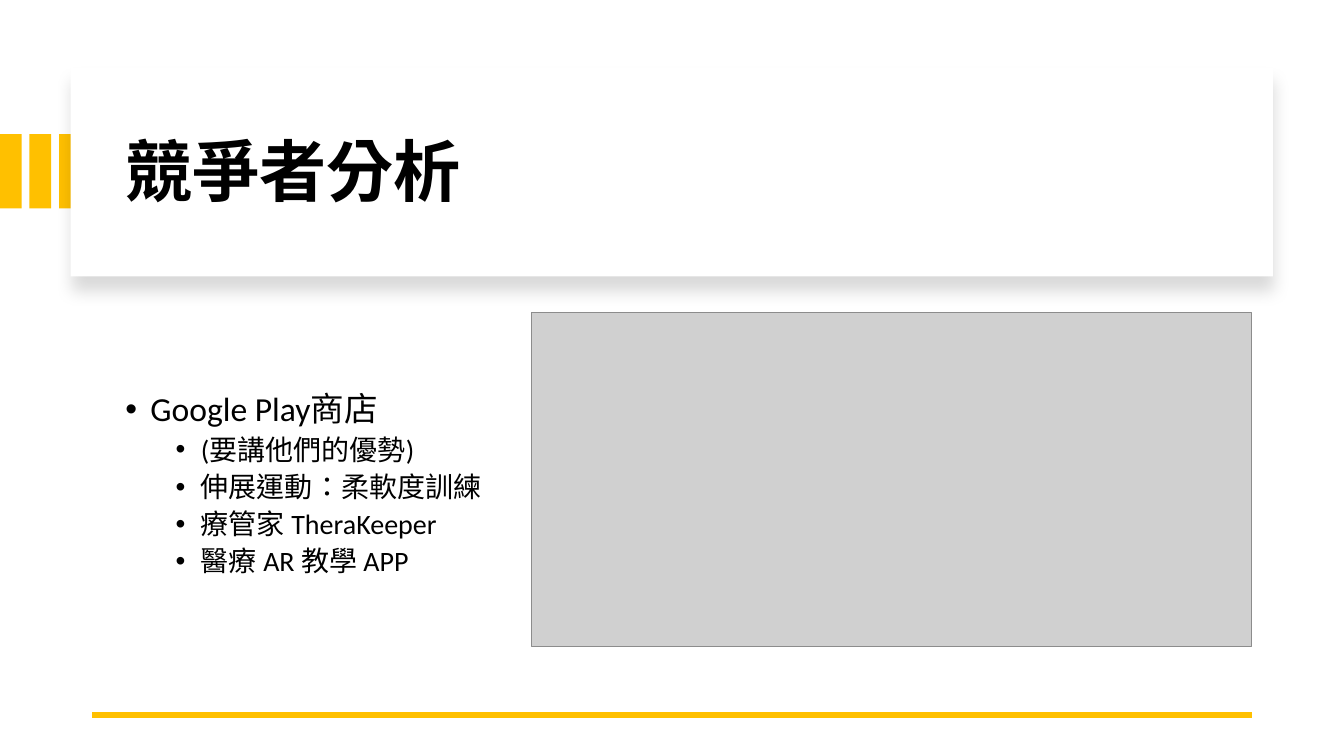
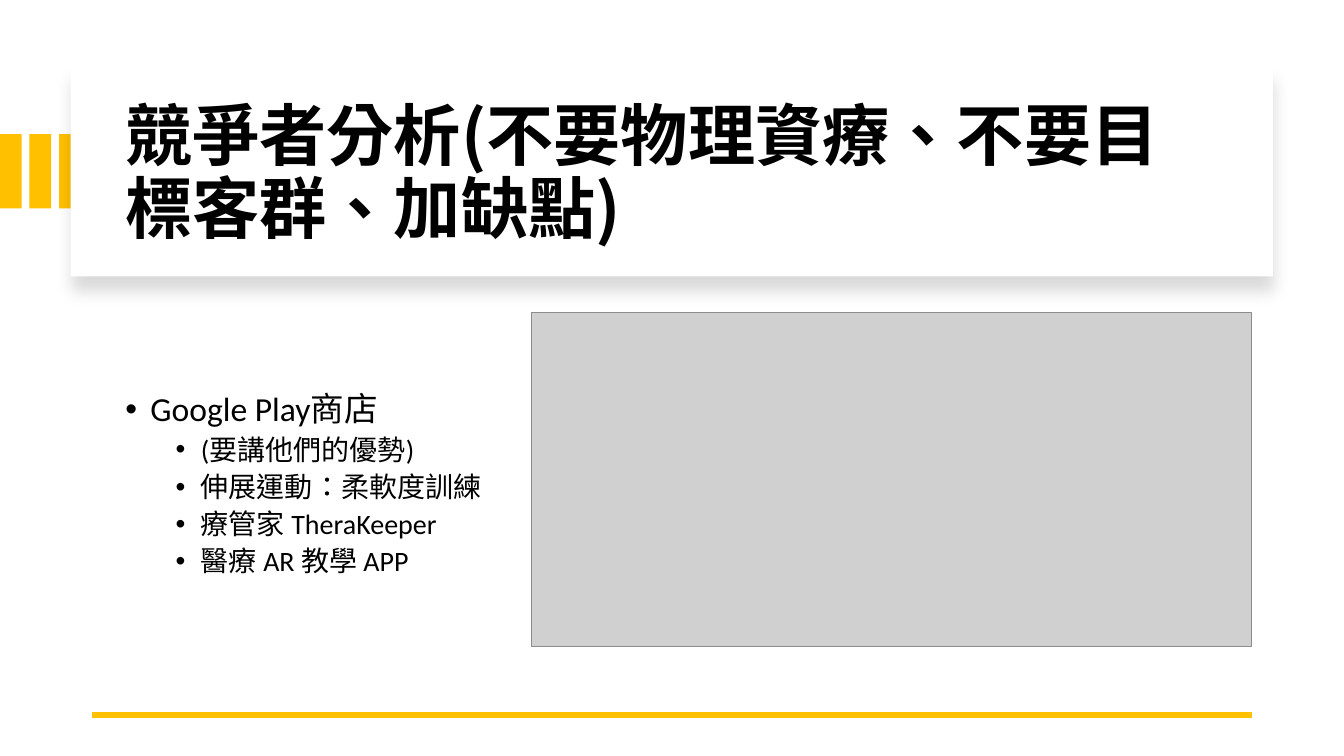
Before and after one commit to michaelchen1225/-, a slide deck: slide 11 of 整合/報告/產品報告.pptx. Drawn at 1344x756 pixels with LibreOffice and Linux fonts; fonts in the diff are those of the drawing; grey boxes stand for pictures. Boxes give left, top, right and bottom in pixels: in the first picture for what was removed or moved away, otherwise in the second. Text is boxed around its words. In the diff, an @@ line names an element or a change of style, - is before the commit and + after.

```diff
--- a/整合/報告/產品報告.pptx
+++ b/整合/報告/產品報告.pptx
@@ title at (x1=125, y1=102, x2=1158, y2=247): text changed @@
-競爭者分析
+競爭者分析(不要物理資療、不要目標客群、加缺點)
```
Also in this commit, not shown: 5 other slides changed.
